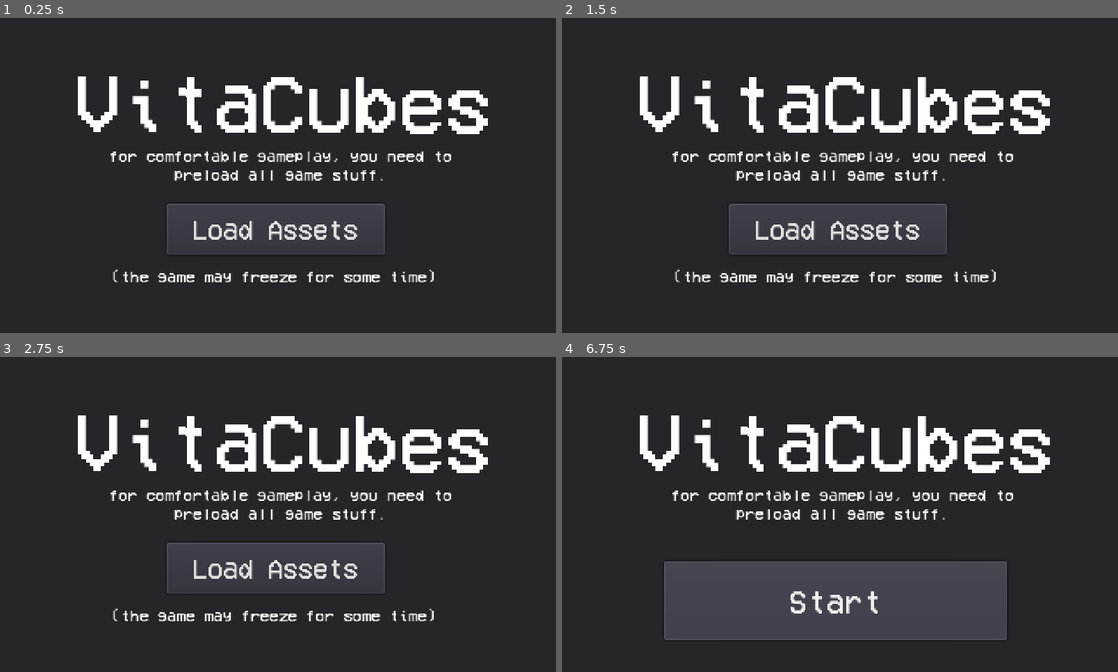
Above: before the commit, frames 1-4 (two rows, left to right).
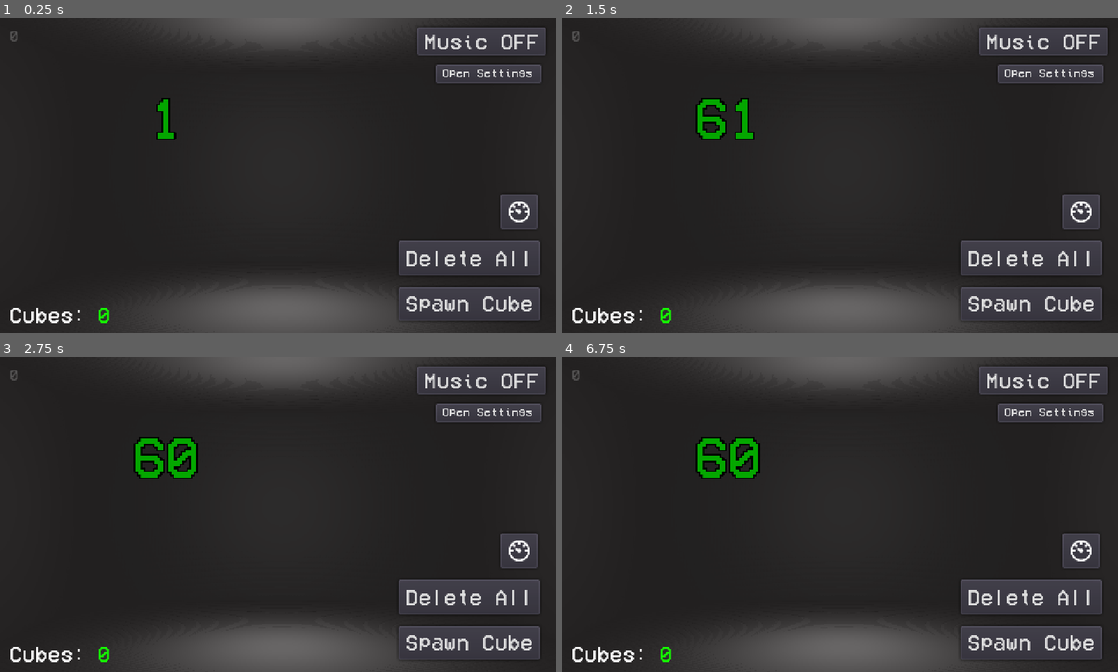
Above: after the commit, the same moments.

Repository: yaragirodev/vitaCubes
Game: Godot game, scene res://scenes/intro.tscn
The game is run twice, just before and just after one commit, with the same random seed, the same clock (stepped at 60 frames per second) and the same inputs. Before the commit the project starts from res://scenes/preLoadMenu.tscn. Video files are missing from this copy of the repository; at most half a second of black plays in their place.
Inputs (mouse positions are in pixels of both pictures, inside the frame that each line leads up to):
- Up to frame 1 (0.25 s): no input
- Up to frame 2 (1.5 s): click "Spawn Cube" at 0.5 s; click (1079, 210) at 1.25 s
- Up to frame 3 (2.75 s): click "Spawn Cube" at 2 s
- Up to frame 4 (6.75 s): click (1079, 549) at 2.75 s; click "Spawn Cube" at 3.5 s; click (1079, 549) at 4.25 s; click "Music OFF" at 5 s; click "Open Settings" at 5.75 s; click (840, 568) at 6.5 s, where only the run before the commit has a clickable "Load Assets"

The runs differ from the first frame. In frame 1, 30% of the frame differs, in the area x 1-99%, y 0-100%; in frame 2, 31%; in frame 3, 31%; in frame 4, 33%.

Commit message:
added intro

Diff:
--- a/project.godot
+++ b/project.godot
@@ -11,7 +11,8 @@
 [application]
 
 config/name="vitaCubes"
-run/main_scene="res://scenes/preLoadMenu.tscn"
+run/main_scene="res://scenes/intro.tscn"
+boot_splash/show_image=false
 boot_splash/image="res://assets/l0_white.png"
 boot_splash/fullsize=false
 boot_splash/bg_color=Color( 0, 0, 0, 1 )
--- /dev/null
+++ b/scenes/intro.gd
@@ -0,0 +1,7 @@
+extends Control
+
+
+func _ready():
+	$Timer.start()
+	yield($Timer, "timeout")
+	get_tree().change_scene("res://scenes/MainMenu.tscn")
--- /dev/null
+++ b/scenes/intro.tscn
@@ -0,0 +1,18 @@
+[gd_scene load_steps=3 format=2]
+
+[ext_resource path="res://assets/l0ci0001-0195.webm" type="VideoStream" id=1]
+[ext_resource path="res://scenes/intro.gd" type="Script" id=2]
+
+[node name="Control" type="Control"]
+anchor_right = 1.0
+anchor_bottom = 1.0
+script = ExtResource( 2 )
+
+[node name="VideoPlayer" type="VideoPlayer" parent="."]
+margin_right = 480.0
+margin_bottom = 272.0
+stream = ExtResource( 1 )
+autoplay = true
+
+[node name="Timer" type="Timer" parent="."]
+wait_time = 8.0
Not shown, added: assets/l0ci0001-0195.webm
